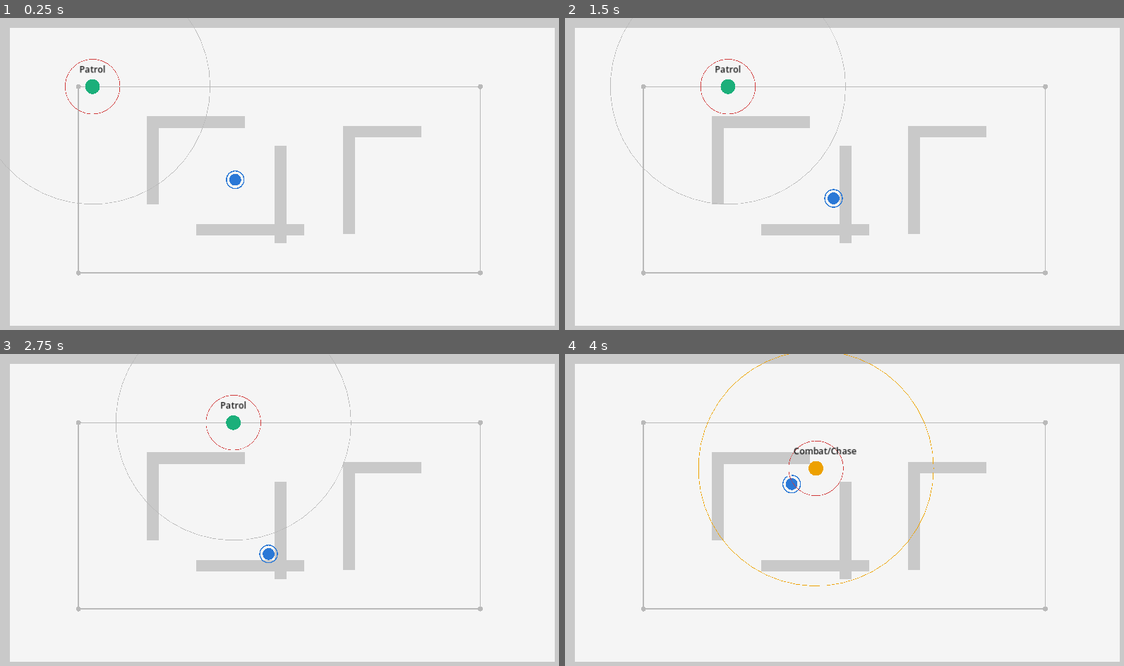
Above: before the commit, frames 1-4 (two rows, left to right).
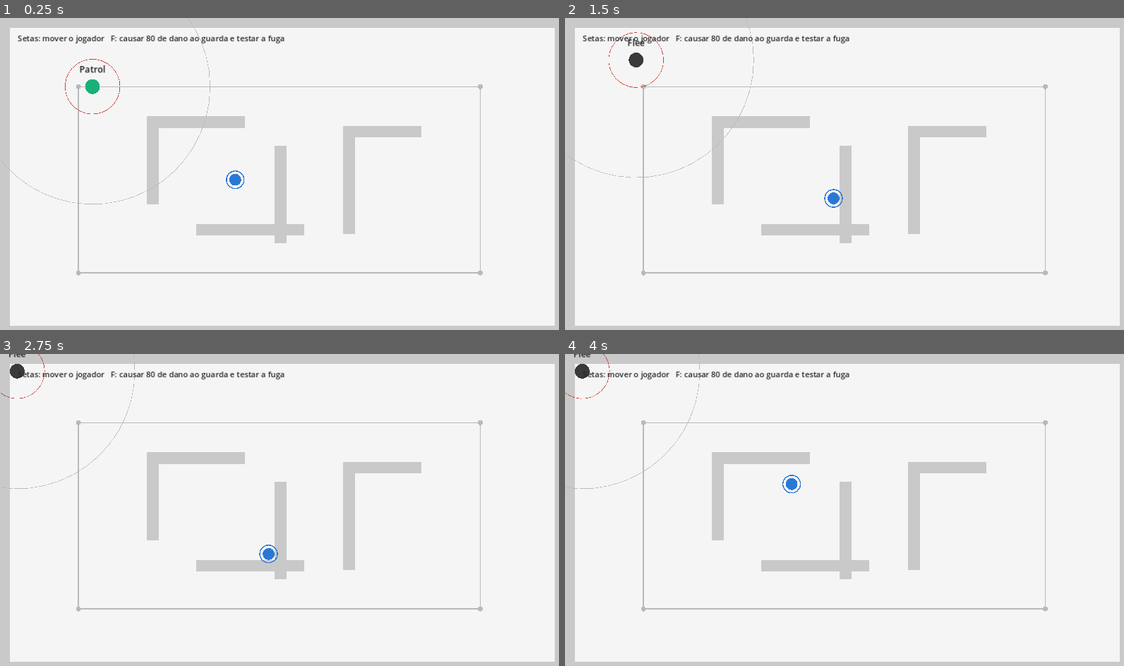
Above: after the commit, the same moments.

Repository: JioPlato/modulo2-fsm-godot
Game: Godot game, scene res://scenes/main.tscn
The game is run twice, just before and just after one commit, with the same random seed, the same clock (stepped at 60 frames per second) and the same inputs.
Inputs:
- Up to frame 1 (0.25 s): no input
- Up to frame 2 (1.5 s): tap Enter at 0.5 s; hold Right (ui_right) 0.53-1.28 s; tap F at 0.6, 1.35 s; hold Down (ui_down) from 1.28 s (still down)
- Up to frame 3 (2.75 s): release Down (ui_down) at 2.03 s; hold Right (ui_right) from 2.03 s (still down); tap F at 2.1 s
- Up to frame 4 (4 s): release Right (ui_right) at 2.78 s; hold Up (ui_up) 2.78-3.53 s; tap F at 2.85, 3.6 s; hold Left (ui_left) from 3.53 s (still down)

The runs differ from the first frame. In frame 1, 0.5% of the frame differs, in the area x 3-51%, y 5-9%; in frame 2, 1.1%; in frame 3, 1.0%; in frame 4, 1.2%, in the area x 0-67%, y 0-75%.

Commit message:
fix(lab): corrigir comportamento, verificação e roteiro em etapa-c-hfsm

Diff:
--- a/project.godot
+++ b/project.godot
@@ -1,5 +1,5 @@
 ; Módulo II — Laboratório de máquinas de estados
-; Engine: Godot 4.2 ou superior
+; Versão verificada nesta revisão: Godot 4.7.2 (compatibilidade GL).
 
 config_version=5
 
--- a/scenes/lab_a_naive.tscn
+++ b/scenes/lab_a_naive.tscn
@@ -1,4 +1,6 @@
-[gd_scene load_steps=7 format=3]
+[gd_scene load_steps=8 format=3]
+
+[ext_resource type="Script" path="res://src/debug/lab_controls.gd" id="lab_controls"]
 
 [ext_resource type="Script" path="res://src/world/walls.gd" id="1_walls"]
 [ext_resource type="Script" path="res://src/world/patrol_route.gd" id="route"]
@@ -54,3 +56,6 @@
 theme_override_font_sizes/font_size = 18
 text = "PATRULHAR"
 horizontal_alignment = 1
+
+[node name="LabControls" type="Node" parent="."]
+script = ExtResource("lab_controls")
--- a/scenes/main.tscn
+++ b/scenes/main.tscn
@@ -1,4 +1,6 @@
-[gd_scene load_steps=5 format=3]
+[gd_scene load_steps=6 format=3]
+
+[ext_resource type="Script" path="res://src/debug/lab_controls.gd" id="lab_controls"]
 
 [ext_resource type="Script" path="res://src/world/walls.gd" id="1_walls"]
 [ext_resource type="Script" path="res://src/world/patrol_route.gd" id="route"]
@@ -30,3 +32,6 @@
 
 [node name="Guard" parent="." instance=ExtResource("3_guard")]
 position = Vector2(160, 140)
+
+[node name="LabControls" type="Node" parent="."]
+script = ExtResource("lab_controls")
--- /dev/null
+++ b/sim_scene.gd
@@ -0,0 +1,171 @@
+## Jogo real: física, colisão e raycast. Verifica A, B ou C conforme a cena.
+## godot --headless --fixed-fps 60 --path . --script res://sim_scene.gd
+## Para escolher: acrescente -- --scene=a ou -- --scene=main.
+extends SceneTree
+
+const FAR: Vector2 = Vector2(3000, 3000)
+var world: Node
+var guard: Node2D
+var player: Node2D
+var machine: Node
+var scene_path: String
+var failures: int = 0
+var total: int = 0
+
+func _initialize() -> void:
+	scene_path = ProjectSettings.get_setting("application/run/main_scene")
+	for arg in OS.get_cmdline_user_args():
+		if arg == "--scene=a":
+			scene_path = "res://scenes/lab_a_naive.tscn"
+		elif arg == "--scene=main":
+			scene_path = "res://scenes/main.tscn"
+	call_deferred("_run")
+
+func _run() -> void:
+	print("CENA: ", scene_path)
+	if not FileAccess.file_exists(scene_path) or load(scene_path) == null:
+		printerr("Cena ausente nesta etapa: ", scene_path)
+		quit(1)
+		return
+	await _cycle()
+	await _occlusion(false)
+	await _occlusion(true)
+	await _open()
+	if guard.get_node_or_null("StateMachine/Combat") != null:
+		await _flee()
+		await _inherited_transition()
+	else:
+		print("[N/A] Fuga e transição herdada pertencem ao bloco C.")
+	await _close()
+	print("RESULTADO: %d/%d verificações de cena passaram." % [total - failures, total])
+	quit(0 if failures == 0 else 1)
+
+func _check(title: String, condition: bool) -> void:
+	total += 1
+	if condition:
+		print("[ok] ", title)
+	else:
+		failures += 1
+		printerr("[FALHA] ", title)
+
+func _step(frames: int) -> void:
+	for i in frames:
+		await physics_frame
+		await process_frame
+
+func _close() -> void:
+	if is_instance_valid(world):
+		world.queue_free()
+		await process_frame
+	world = null
+
+func _open() -> void:
+	await _close()
+	world = load(scene_path).instantiate()
+	root.add_child(world)
+	guard = world.get_node("Guard")
+	player = world.get_node("Player")
+	machine = guard.get_node_or_null("StateMachine")
+	player.global_position = FAR
+	await _step(2)
+
+func _path() -> String:
+	if machine != null:
+		return machine.active_path()
+	return ["Patrol", "Chase", "Attack", "Search"][guard.get("estado")]
+
+func _leaf() -> String:
+	return _path().get_slice("/", _path().get_slice_count("/") - 1)
+
+func _cycle() -> void:
+	await _open()
+	var trail: Array[String] = []
+	var distance_total: float = 0.0
+	var last_position: Vector2 = guard.global_position
+	var last_index: int = -1
+	var corners: int = 0
+	var stopped: int = 0
+	var max_stopped: int = 0
+	for frame in 1440:
+		if frame == 480:
+			player.global_position = guard.global_position + Vector2(70, 0)
+		elif frame == 780:
+			player.global_position = FAR
+		await _step(1)
+		var active: String = _path()
+		if trail.is_empty() or trail[-1] != active:
+			trail.append(active)
+		var step: float = guard.global_position.distance_to(last_position)
+		distance_total += step
+		last_position = guard.global_position
+		if _leaf() == "Patrol":
+			var index: int = guard.get("_indice_patrulha") if machine == null else machine.get_node("Patrol").get("_index")
+			if index != last_index:
+				if last_index >= 0:
+					corners += 1
+				last_index = index
+		if step < 0.2 and _leaf() not in ["Attack", "Flee"]:
+			stopped += 1
+			max_stopped = maxi(max_stopped, stopped)
+		else:
+			stopped = 0
+	var joined: String = " -> ".join(trail)
+	print("TRILHA: ", joined)
+	print("PERCURSO: %.0f px; cantos: %d; vida do jogador: %d" % [distance_total, corners, player.health])
+	_check("percorreu mais de 600 px", distance_total > 600.0)
+	_check("dobrou pelo menos dois cantos", corners >= 2)
+	_check("não travou por um segundo durante o ciclo", max_stopped < 60)
+	_check("entrou em perseguição e ataque", joined.contains("Chase") and joined.contains("Attack"))
+	_check("investigou após perder o alvo", joined.contains("Search"))
+	_check("terminou em patrulha", _leaf() == "Patrol")
+	_check("o ataque causa dano com cadência", player.health > 0 and player.health < 100)
+
+func _occlusion(from_attack: bool) -> void:
+	await _open()
+	guard.global_position = Vector2(545, 340)
+	guard.speed = 0.0 # Isola a decisão; a parede e o sensor continuam reais.
+	player.global_position = Vector2(520 if from_attack else 480, 340)
+	await _step(60)
+	var label: String = "Attack" if from_attack else "Chase"
+	_check("preparação de oclusão em " + label, _leaf() == label)
+	player.global_position = Vector2(596.1 if from_attack else 650, 340)
+	await _step(2)
+	var health_before: int = player.health
+	await _step(118)
+	_check(label + ": parede bloqueia a visão", not guard.sensor.can_see())
+	_check(label + ": não causa dano através da parede", player.health == health_before)
+	_check(label + ": mantém a tolerância de três segundos", _leaf() != "Search")
+	await _step(68)
+	_check(label + ": entra em Search após três segundos", _leaf() == "Search")
+
+func _flee() -> void:
+	await _open()
+	var key: InputEventKey = InputEventKey.new()
+	key.physical_keycode = KEY_F
+	key.pressed = true
+	world.get_node("LabControls")._unhandled_key_input(key)
+	await _step(2)
+	_check("F causa dano e o estado global inicia a fuga", guard.health == 20 and _leaf() == "Flee")
+	await _step(360)
+	_check("a recuperação conserva as frações entre quadros", guard.health >= 50)
+	_check("a fuga termina ao recuperar metade da vida", _leaf() == "Patrol")
+
+func _inherited_transition() -> void:
+	await _close()
+	world = load(scene_path).instantiate()
+	guard = world.get_node("Guard")
+	player = world.get_node("Player")
+	machine = guard.get_node("StateMachine")
+	var combat: Node = machine.get_node("Combat")
+	var extra: Node = load("res://tests/recuar_probe.gd").new()
+	extra.name = "Recuar"
+	combat.add_child(extra)
+	combat.initial_substate = &"recuar"
+	root.add_child(world)
+	guard.speed = 0.0
+	player.global_position = guard.global_position + Vector2(70, 0)
+	await _step(5)
+	_check("o novo subestado é realmente ativado", _path() == "Combat/Recuar")
+	player.global_position = FAR
+	await _step(188)
+	_check("Recuar herda a desistência sem duplicar a regra", _leaf() == "Search")
--- a/src/actors/guard.gd
+++ b/src/actors/guard.gd
@@ -14,15 +14,9 @@
 @export var max_health: int = 100
 @export var radius: float = 15.0
 
-## Caminho até o nó cujos filhos Marker2D formam a rota de patrulha.
-##
-## É um `NodePath`, e não uma referência `@export var x: Node2D`. A diferença
-## importa: uma referência a nó só é resolvida pelo editor, e um `.tscn`
-## escrito à mão com `patrol_root = NodePath("...")` deixa a propriedade
-## **nula para sempre** — sem erro, sem aviso, apenas um guarda parado.
-##
-## Com `NodePath` + `get_node_or_null()` a resolução é explícita, acontece
-## onde você a lê, e funciona igual no editor e fora dele.
+## Caminho da rota, resolvido explicitamente ao iniciar.
+## Godot também suporta @export de Node. Aqui usamos NodePath para deixar
+## o vínculo legível no arquivo de cena e a resolução explícita no script.
 @export var patrol_path: NodePath = ^"../PatrolPoints"
 
 var health: int = 100
--- /dev/null
+++ b/src/debug/lab_controls.gd
@@ -0,0 +1,20 @@
+## F é um gatilho didático de dano, disponível quando a cena contém Flee.
+extends Node
+
+var guard: Node
+var supports_flee: bool = false
+
+func _ready() -> void:
+	guard = get_parent().get_node("Guard")
+	supports_flee = guard.get_node_or_null("StateMachine/Flee") != null
+	var help: Label = Label.new()
+	help.position = Vector2(36, 30)
+	help.add_theme_color_override("font_color", Color(0.15, 0.15, 0.15))
+	help.text = "Setas: mover o jogador"
+	if supports_flee:
+		help.text += "   F: causar 80 de dano ao guarda e testar a fuga"
+	add_child(help)
+
+func _unhandled_key_input(event: InputEvent) -> void:
+	if supports_flee and event is InputEventKey and event.pressed and not event.echo and event.physical_keycode == KEY_F:
+		guard.take_damage(80)
--- a/src/fsm/state.gd
+++ b/src/fsm/state.gd
@@ -1,14 +1,7 @@
-## Classe base de todo estado — a interface do padrão *State*.
-##
-##   enter()    uma única vez, ao ENTRAR   — preparação (efeito "à Mealy")
-##   execute()  a cada quadro              — comportamento contínuo ("à Moore")
-##   exit()     uma única vez, ao SAIR     — limpeza
-##
-## POR QUE UM SINAL, E NÃO UMA CHAMADA À MÁQUINA?
-## Um estado que chamasse `machine.change_to(...)` precisaria de referência à
-## máquina, que já referencia o estado: um ciclo. Ciclos entre `class_name`
-## complicam a análise da Godot e, pior, impedem testar um estado isolado.
-## Com o sinal, o estado apenas ANUNCIA; quem escuta decide.
+## Interface do estado: enter prepara, execute atualiza, exit libera.
+## O sinal anuncia uma transição sem depender da classe da máquina.
+## Isso facilita testes isolados; referências injetadas também podem ser testadas.
+## setup recebe o contexto e path informa o caminho ativo para depuração.
 class_name State
 extends Node
 
--- a/src/fsm/state_machine.gd
+++ b/src/fsm/state_machine.gd
@@ -12,11 +12,9 @@
 ## Emitido a cada troca de estado de TOPO. Quem quiser reagir assina.
 signal state_changed(from: StringName, to: StringName)
 
-## Nome do nó-filho em que a máquina começa.
-##
-## Um nome, e não uma referência a nó: `@export var x: State` só é preenchido
-## pelo editor e fica nulo num `.tscn` escrito à mão. Um nome sempre funciona,
-## e a máquina já indexa os estados por nome.
+## Nome do estado inicial. A máquina indexa os filhos por nome em minúsculas.
+## Referências exportadas de Node também são válidas na Godot; usar nomes
+## aqui é uma escolha de configuração, não uma limitação do carregador.
 @export var initial_state: StringName = &"patrol"
 
 ## Nome do estado avaliado a TODO quadro, em paralelo ao corrente
--- a/src/fsm/states/attack_state.gd
+++ b/src/fsm/states/attack_state.gd
@@ -1,11 +1,6 @@
-## Atacar — agora um SUB-ESTADO de Combat.
-##
-## Como em Chase, o teste de desistência por tempo saiu deste arquivo. O que
-## sobrou é o comportamento próprio do estado, e nada mais.
-##
-## Observe o uso de `enter()`: o som e a mudança de cor acontecem UMA vez, no
-## instante da troca. Se estivessem em `execute()`, tocariam sessenta vezes
-## por segundo. É a diferença entre a saída "à Mealy" e a "à Moore".
+## Ataque: para, respeita a cadência e só aplica dano com visão livre.
+## enter prepara a recarga uma vez. A saída por tempo é duplicada no bloco B
+## e passa a ser responsabilidade de Combat no bloco C.
 extends State
 
 @export var damage: int = 8
@@ -34,6 +29,8 @@
 	_cooldown = 0.0            # limpeza simétrica ao enter()
 
 func _strike() -> void:
+	if not agent.sensor.can_see():
+		return
 	var alvo := agent.sensor.target
 	if alvo != null and alvo.has_method(&"take_damage"):
 		alvo.call(&"take_damage", damage)
--- a/src/fsm/states/flee_state.gd
+++ b/src/fsm/states/flee_state.gd
@@ -3,12 +3,15 @@
 ## Nunca é pedido por outro estado: quem o dispara é o ESTADO GLOBAL, que
 ## roda a todo quadro em paralelo ao corrente. É assim que se escreve, num
 ## único lugar, uma regra válida em qualquer situação — em vez de repetir o
-## mesmo teste em cada um dos estados, como a etapa A obrigava.
+## mesmo teste em cada um dos estados. Outra opção seria um teste global
+## centralizado no despachante da versão A.
 extends State
 
 @export var recover_rate: float = 6.0
+var _recovery: float = 0.0
 
 func enter() -> void:
+	_recovery = 0.0
 	agent.set_body_color(LabPalette.FUGIR)
 
 func execute(delta: float) -> void:
@@ -17,6 +20,9 @@
 		fuga = Vector2.RIGHT
 	agent.move_towards(agent.global_position + fuga.normalized() * 200.0)
 
-	agent.health = mini(agent.max_health, agent.health + int(recover_rate * delta))
+	_recovery += recover_rate * delta
+	var recovered: int = int(_recovery)
+	_recovery -= recovered
+	agent.health = mini(agent.max_health, agent.health + recovered)
 	if agent.health >= agent.max_health / 2:
 		go(&"patrol")
--- a/src/fsm/states/global_state.gd
+++ b/src/fsm/states/global_state.gd
@@ -1,10 +1,6 @@
-## O ESTADO GLOBAL, no sentido de Buckland (2005).
-##
-## Executa a TODO quadro, em paralelo ao estado corrente, e concentra as
-## regras que valem em qualquer situação. Sem ele, a regra "fugir com vida
-## baixa" teria de ser repetida dentro de Patrol, Chase, Attack e Search —
-## quatro edições, e mais uma a cada estado novo. Esta é a explosão de
-## transições Θ(n²) da teoria, resolvida em um arquivo.
+## Regra global: fugir com vida positiva e igual ou inferior a 30%.
+## Uma regra global repetida em n estados custa Theta(n) cópias.
+## Aqui ela fica em um único lugar, antes da execução do estado corrente.
 extends State
 
 @export var flee_threshold: float = 0.3
--- a/src/naive/guard_naive.gd
+++ b/src/naive/guard_naive.gd
@@ -1,19 +1,10 @@
-## ETAPA A — a FSM ingênua: um `enum` e um `match`.
-##
-## Esta versão FUNCIONA. Ela é curta, direta e qualquer programador a lê de
-## imediato. É por isso que ela é escrita assim em milhares de jogos.
-##
-## Leia-a com atenção e depois procure, você mesmo, os três defeitos que a
-## aula teórica anunciou:
-##
-##   1. A transição para PERSEGUIR aparece em DOIS lugares (PATRULHAR e
-##      PROCURAR). A mesma regra, escrita duas vezes.
-##   2. O comportamento (o que fazer) está entrelaçado com a topologia
-##      (para onde ir em seguida), no mesmo bloco.
-##   3. Não há gancho de entrada nem de saída. Onde você tocaria o som de
-##      alerta UMA única vez, ao passar a perseguir?
-##
-## Guarde a resposta: a etapa B existe para resolver exatamente isso.
+## ETAPA A: enum + match, com patrulha, perseguição, ataque e procura.
+## O ataque causa dano a cada 0,8 s somente com visão livre.
+## A desistência após três segundos sem visão está duplicada em perseguir e atacar.
+## As duas entradas por AVISTAMENTO, em patrulhar/procurar, repetem a mesma regra.
+## Um som pode ser inserido em cada ramo de transição, mas não há gancho comum.
+## Memória de comportamento: estado, última posição, índice, tempo de procura
+## e recarga, além da memória de percepção mantida pelo sensor.
 extends CharacterBody2D
 
 enum Estado { PATRULHAR, PERSEGUIR, ATACAR, PROCURAR }
@@ -24,12 +15,15 @@
 @export var patrol_path: NodePath = ^"../PatrolPoints"
 @export var radius: float = 15.0
 
-var estado: Estado = Estado.PATRULHAR      # <<< A MEMÓRIA. É só isto.
+var estado: Estado = Estado.PATRULHAR      # Estado discreto atual.
 var ultima_posicao_vista: Vector2 = Vector2.ZERO
 var sensor: VisionSensor = null
 
 var _indice_patrulha: int = 0
 var _tempo_procurando: float = 0.0
+var _cooldown: float = 0.0
+@export var damage: int = 8
+@export var interval: float = 0.8
 var _pontos: PackedVector2Array = PackedVector2Array()
 var _rotulo: Label = null
 
@@ -50,7 +44,7 @@
 	match estado:
 		Estado.PATRULHAR: _patrulhar()
 		Estado.PERSEGUIR: _perseguir()
-		Estado.ATACAR:    _atacar()
+		Estado.ATACAR:    _atacar(delta)
 		Estado.PROCURAR:  _procurar(delta)
 
 	move_and_slide()
@@ -65,27 +59,40 @@
 		velocity = Vector2.ZERO
 		return
 	var alvo := _pontos[_indice_patrulha]
-	if global_position.distance_to(alvo) < 10.0:
+	if global_position.distance_to(alvo) < 12.0:
 		_indice_patrulha = (_indice_patrulha + 1) % _pontos.size()
 		alvo = _pontos[_indice_patrulha]
 	velocity = (alvo - global_position).normalized() * speed
 
 func _perseguir() -> void:
-	if sensor.distance() <= attack_radius:
-		estado = Estado.ATACAR             # transição 2
-		return
+	# Desistência comum ao combate: cópia 1.
 	if sensor.time_since_seen() > give_up_time:
 		ultima_posicao_vista = sensor.last_seen_position()
 		_tempo_procurando = 0.0
-		estado = Estado.PROCURAR           # transição 3
+		estado = Estado.PROCURAR
+		return
+	if sensor.distance() <= attack_radius:
+		_cooldown = 0.0
+		estado = Estado.ATACAR
 		return
 	velocity = (sensor.target_position() - global_position).normalized() * speed
 
-func _atacar() -> void:
+func _atacar(delta: float) -> void:
 	velocity = Vector2.ZERO
+	# Desistência comum ao combate: cópia 2.
+	if sensor.time_since_seen() > give_up_time:
+		ultima_posicao_vista = sensor.last_seen_position()
+		_tempo_procurando = 0.0
+		estado = Estado.PROCURAR
+		return
 	if sensor.distance() > attack_radius:
-		estado = Estado.PERSEGUIR          # transição 4
+		estado = Estado.PERSEGUIR
 		return
+	_cooldown -= delta
+	if _cooldown <= 0.0:
+		_cooldown = interval
+		if sensor.can_see() and sensor.target.has_method(&"take_damage"):
+			sensor.target.call(&"take_damage", damage)
 
 func _procurar(delta: float) -> void:
 	if sensor.can_see():
@@ -96,7 +103,7 @@
 	# persegue um ponto do mundo precisa de uma condição de desistência que
 	# não dependa de chegar lá.
 	_tempo_procurando += delta
-	if (global_position.distance_to(ultima_posicao_vista) < 12.0
+	if (global_position.distance_to(ultima_posicao_vista) < 14.0
 			or _tempo_procurando > 4.0):
 		estado = Estado.PATRULHAR          # transição 6
 		return
--- /dev/null
+++ b/tests/recuar_probe.gd
@@ -0,0 +1,9 @@
+## Estado adicional usado pelo simulador para verificar a transição herdada.
+## Não contém regra de desistência. A regra pertence a Combat.
+extends State
+
+func execute(_delta: float) -> void:
+	var direction: Vector2 = agent.global_position - agent.sensor.target_position()
+	if direction.is_zero_approx():
+		direction = Vector2.RIGHT
+	agent.move_towards(agent.global_position + direction.normalized() * 100.0)
--- /dev/null
+++ b/tests/run_tests.gd
@@ -0,0 +1,53 @@
+## Testes da rota e da implementação REAL do motor. Sem plugins.
+## godot --headless --path . --script res://tests/run_tests.gd
+## Na starter, as falhas do motor são esperadas até completar o bloco B.
+extends SceneTree
+
+var failures: int = 0
+var total: int = 0
+
+func _initialize() -> void:
+	call_deferred("_run")
+
+func check(title: String, condition: bool) -> void:
+	total += 1
+	if condition:
+		print("[ok] ", title)
+	else:
+		failures += 1
+		printerr("[FALHA] ", title)
+
+func _run() -> void:
+	_test_route()
+	if FileAccess.file_exists("res://src/fsm/state_machine.gd"):
+		var suite: RefCounted = load("res://tests/test_motor.gd").new()
+		suite.run(self)
+	else:
+		print("[N/A] Etapa A: o motor State ainda não faz parte desta versão.")
+	print("RESULTADO: %d/%d verificações passaram." % [total - failures, total])
+	quit(0 if failures == 0 else 1)
+
+func _test_route() -> void:
+	var path: String = "res://scenes/main.tscn"
+	if not FileAccess.file_exists(path):
+		path = "res://scenes/lab_a_naive.tscn"
+	var packed: PackedScene = load(path)
+	if packed == null:
+		check("a cena carrega", false)
+		return
+	var world: Node = packed.instantiate()
+	var walls: Node = world.get_node("Walls")
+	var route: Node = world.get_node("PatrolPoints")
+	var points: PackedVector2Array = PackedVector2Array()
+	for marker in route.get_children():
+		if marker is Marker2D:
+			points.append(marker.position)
+	check("a rota possui quatro pontos", points.size() == 4)
+	var clear: bool = points.size() == 4
+	for i in points.size():
+		var segment: Rect2 = Rect2(points[i], points[(i + 1) % points.size()] - points[i]).abs().grow(15.0)
+		for wall in walls.rects:
+			if segment.intersects(wall):
+				clear = false
+	check("a rota tem folga para o corpo do guarda", clear)
+	world.free()
--- /dev/null
+++ b/tests/test_motor.gd
@@ -0,0 +1,66 @@
+## Dublês apenas de estados e contexto. As trocas usam StateMachine real.
+extends RefCounted
+
+class Context extends Guard:
+	func _ready() -> void:
+		pass # Este teste não precisa de rota nem cenário.
+
+class Spy extends State:
+	var events: Array[String] = []
+	var destination: StringName = &""
+	func enter() -> void:
+		events.append("%s.enter" % name)
+	func exit() -> void:
+		events.append("%s.exit" % name)
+	func execute(_delta: float) -> void:
+		events.append("%s.execute" % name)
+		if destination != &"":
+			var to: StringName = destination
+			destination = &""
+			go(to)
+
+func run(report: SceneTree) -> void:
+	var context: Context = Context.new()
+	var motor: StateMachine = StateMachine.new()
+	var events: Array[String] = []
+	var a: Spy = Spy.new()
+	var b: Spy = Spy.new()
+	var global: Spy = Spy.new()
+	a.name = "A"
+	b.name = "B"
+	global.name = "Global"
+	for state in [a, b, global]:
+		state.events = events
+		motor.add_child(state)
+	motor.initial_state = &"a"
+	motor.global_state = &"global"
+	context.add_child(motor)
+	report.root.add_child(context)
+	motor.set_physics_process(false)
+	report.check("o contexto chega a todos os estados", a.agent == context and b.agent == context and global.agent == context)
+	report.check("o estado inicial entra uma vez", events.count("A.enter") == 1 and motor.current == a)
+	var changes: Array[String] = []
+	motor.state_changed.connect(func(from: StringName, to: StringName) -> void: changes.append("%s>%s" % [from, to]))
+	events.clear()
+	motor.change_to(&"B")
+	report.check("exit precede enter no motor real", events == ["A.exit", "B.enter"])
+	report.check("a troca atualiza previous e avisa observadores", motor.previous == a and changes == ["A>B"])
+	events.clear()
+	motor.change_to(&"b")
+	report.check("trocar para si mesmo não reentra", events.is_empty())
+	motor.change_to(&"inexistente")
+	report.check("destino desconhecido preserva o corrente", motor.current == b and events.is_empty())
+	b.go(&"a")
+	report.check("o sinal de State.go troca o estado real", motor.current == a)
+	events.clear()
+	motor.push_state(&"b")
+	report.check("push suspende sem chamar exit", motor.current == b and events == ["B.enter"])
+	motor.pop_state()
+	report.check("pop retoma sem chamar enter novamente", motor.current == a and events == ["B.enter", "B.exit"])
+	events.clear()
+	motor.pop_state()
+	report.check("pop vazio preserva o estado", motor.current == a and events.is_empty())
+	global.destination = &"b"
+	motor._physics_process(1.0 / 60.0)
+	report.check("global troca antes de executar o corrente", motor.current == b and events == ["Global.execute", "A.exit", "B.enter", "B.execute"])
+	context.free()
Not shown, added: sim_scene.gd.uid
Not shown, added: src/actors/guard.gd.uid
Not shown, added: src/actors/player.gd.uid
Not shown, added: src/debug/lab_controls.gd.uid
Not shown, added: src/debug/state_label.gd.uid
Not shown, added: src/fsm/state.gd.uid
Not shown, added: src/fsm/state_machine.gd.uid
Not shown, added: src/fsm/states/attack_state.gd.uid
Not shown, added: src/fsm/states/chase_state.gd.uid
Not shown, added: src/fsm/states/combat_state.gd.uid
Not shown, added: src/fsm/states/flee_state.gd.uid
Not shown, added: src/fsm/states/global_state.gd.uid
(and 14 more such lines)
